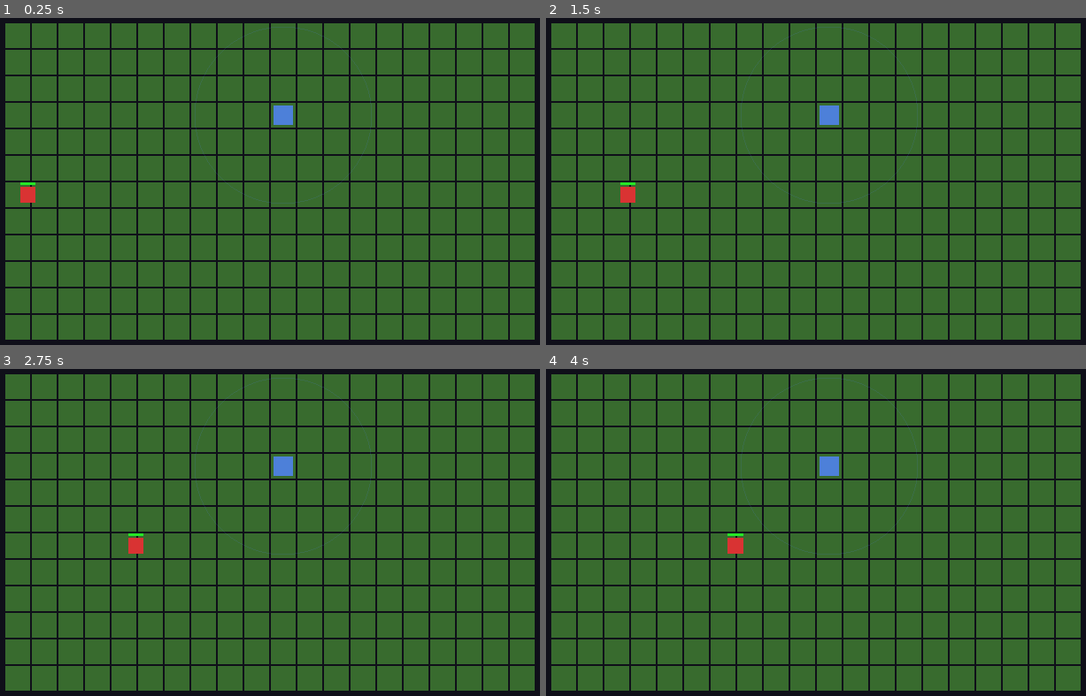
Above: before the commit, frames 1-4 (two rows, left to right).
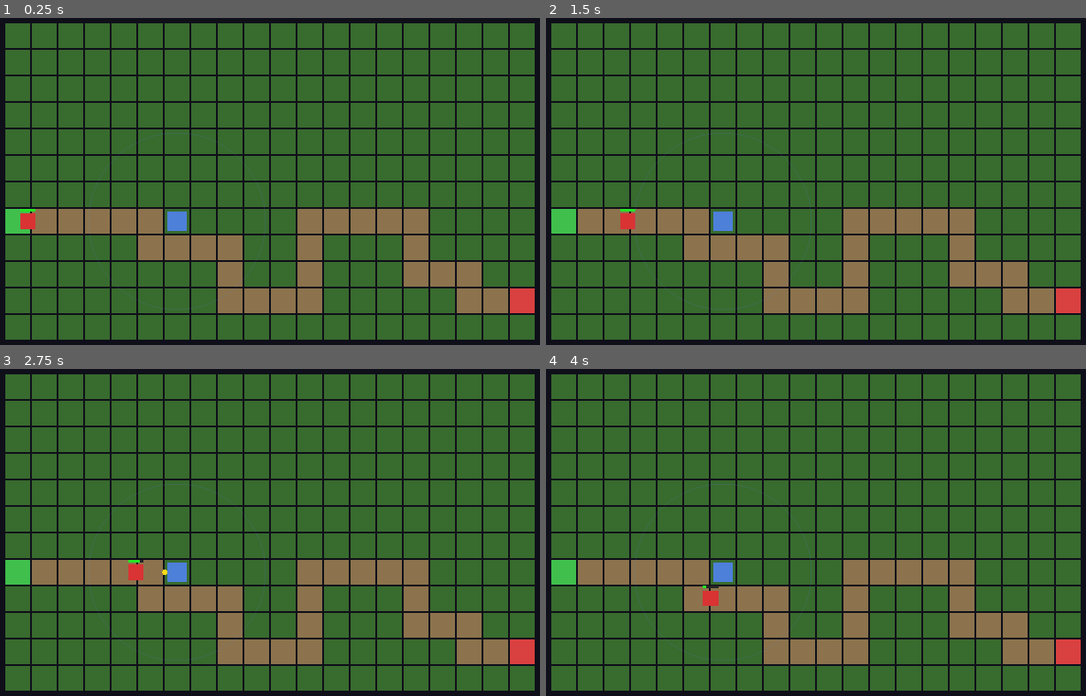
Above: after the commit, the same moments.

Repository: ActuallyAJL/Tower-Defense
Game: Godot game, scene res://scenes/main.tscn
Two runs of this game, one before a commit and one after it. Both use one fixed random seed, a clock stepped at 60 frames per second and the inputs below.
Inputs:
- Up to frame 1 (0.25 s): no input
- Up to frame 2 (1.5 s): no input
- Up to frame 3 (2.75 s): no input
- Up to frame 4 (4 s): tap Enter at 2.75 s

The runs differ from the first frame. In frame 1, 11% of the frame differs, in the area x 0-100%, y 2-91%; in frame 2, 11%; in frame 3, 11%; in frame 4, 11%.

Commit message:
feat: add procedural path generation for enemies
- path_generator.gd: static generator that carves a left-to-right
  route with random horizontal runs and vertical turns, seeded RNG
- main.gd: generates path on startup, draws entry/path/exit tiles
  in distinct colors, places demo tower adjacent to path near col 10,
  enemy now follows the generated tile waypoints

Co-Authored-By: Claude Sonnet 4.6 <noreply@anthropic.com>

Diff:
--- a/scripts/main.gd
+++ b/scripts/main.gd
@@ -5,15 +5,19 @@
 const GRID_COLS : int = 20
 const GRID_ROWS : int = 12
 
-const COLOR_GRASS  := Color(0.22, 0.42, 0.18)
-const COLOR_BORDER := Color(0.15, 0.30, 0.12)
+const COLOR_GRASS := Color(0.22, 0.42, 0.18)
+const COLOR_PATH  := Color(0.55, 0.45, 0.30)
+const COLOR_ENTRY := Color(0.25, 0.75, 0.30)
+const COLOR_EXIT  := Color(0.85, 0.25, 0.25)
 
-# All game entities live under this node so they share the grid coordinate space.
-var _entities: Node2D
+var _entities : Node2D
+var _path_tiles: Array[Vector2i] = []
+var _path_set  : Dictionary = {}  # Vector2i → true, for O(1) tile lookup
 
 
 func _ready() -> void:
 	_center_grid()
+	_generate_map()
 	_entities = Node2D.new()
 	add_child(_entities)
 	_spawn_demo()
@@ -27,31 +31,71 @@
 	)
 
 
+func _generate_map() -> void:
+	var rng := RandomNumberGenerator.new()
+	rng.seed = 12345  # fixed for now; will come from RunSeed in a later step
+	_path_tiles = PathGenerator.generate(GRID_COLS, GRID_ROWS, rng)
+	for tile in _path_tiles:
+		_path_set[tile] = true
+	queue_redraw()
+
+
+func _tile_center(tile: Vector2i) -> Vector2:
+	return Vector2(tile.x * TILE_SIZE + TILE_SIZE / 2.0,
+				   tile.y * TILE_SIZE + TILE_SIZE / 2.0)
+
+
 func _spawn_demo() -> void:
-	# Straight path along the middle row of the grid.
-	var mid_y := (GRID_ROWS / 2) * TILE_SIZE + TILE_SIZE / 2.0
+	if _path_tiles.is_empty():
+		return
+
+	# Enemy follows the generated path tile-by-tile.
 	var waypoints: Array[Vector2] = []
-	for col in GRID_COLS:
-		waypoints.append(Vector2(col * TILE_SIZE + TILE_SIZE / 2.0, mid_y))
+	for tile in _path_tiles:
+		waypoints.append(_tile_center(tile))
 
 	var enemy := Enemy.new()
 	enemy.setup(waypoints)
 	_entities.add_child(enemy)
 
-	# Tower sits three rows above the path at column 10.
+	# Place a tower on an off-path tile adjacent to the path near column 10.
 	var tower := Tower.new()
-	tower.position = Vector2(10 * TILE_SIZE + TILE_SIZE / 2.0, 3 * TILE_SIZE + TILE_SIZE / 2.0)
+	tower.position = _find_tower_spot()
 	tower.enemies_parent = _entities
 	_entities.add_child(tower)
+
+
+func _find_tower_spot() -> Vector2:
+	# Scan columns near the middle for an off-path tile that borders the path,
+	# so the demo tower is guaranteed to be in range.
+	var mid := GRID_COLS / 2
+	for col in range(mid - 4, mid + 4):
+		for row in range(GRID_ROWS):
+			var tile := Vector2i(col, row)
+			if _path_set.has(tile):
+				continue
+			for nb in [Vector2i(col+1,row), Vector2i(col-1,row),
+					   Vector2i(col,row+1), Vector2i(col,row-1)]:
+				if _path_set.has(nb):
+					return _tile_center(tile)
+	return Vector2(10 * TILE_SIZE + TILE_SIZE / 2.0, 2 * TILE_SIZE + TILE_SIZE / 2.0)
 
 
 func _draw() -> void:
 	for row in GRID_ROWS:
 		for col in GRID_COLS:
-			var rect := Rect2(
-				col * TILE_SIZE + 1,
-				row * TILE_SIZE + 1,
-				TILE_SIZE - 2,
-				TILE_SIZE - 2
+			draw_rect(
+				Rect2(col * TILE_SIZE + 1, row * TILE_SIZE + 1, TILE_SIZE - 2, TILE_SIZE - 2),
+				_tile_color(Vector2i(col, row))
 			)
-			draw_rect(rect, COLOR_GRASS)
+
+
+func _tile_color(tile: Vector2i) -> Color:
+	if not _path_tiles.is_empty():
+		if tile == _path_tiles[0]:
+			return COLOR_ENTRY
+		if tile == _path_tiles[-1]:
+			return COLOR_EXIT
+	if _path_set.has(tile):
+		return COLOR_PATH
+	return COLOR_GRASS
--- /dev/null
+++ b/scripts/map/path_generator.gd
@@ -0,0 +1,40 @@
+extends RefCounted
+class_name PathGenerator
+
+## Generates an ordered list of grid tile coordinates forming a path
+## from the left edge (col 0) to the right edge (col cols-1).
+##
+## The algorithm alternates between horizontal runs and vertical turns,
+## staying at least one tile from the top and bottom edges so towers
+## have room to be placed alongside the path.
+static func generate(cols: int, rows: int, rng: RandomNumberGenerator) -> Array[Vector2i]:
+	var path: Array[Vector2i] = []
+	var pos := Vector2i(0, rng.randi_range(1, rows - 2))
+	path.append(pos)
+
+	while pos.x < cols - 1:
+		# Horizontal run: 2–5 steps right, clamped to grid edge.
+		var h_steps := mini(rng.randi_range(2, 5), cols - 1 - pos.x)
+		for _i in h_steps:
+			pos.x += 1
+			path.append(pos)
+
+		if pos.x >= cols - 1:
+			break
+
+		# Vertical turn: bias direction away from the nearest edge.
+		var dir := 1 if rng.randf() > 0.5 else -1
+		if pos.y <= 1:
+			dir = 1
+		elif pos.y >= rows - 2:
+			dir = -1
+
+		var v_steps := rng.randi_range(1, 3)
+		for _i in v_steps:
+			var ny := pos.y + dir
+			if ny < 1 or ny >= rows - 1:
+				break
+			pos.y = ny
+			path.append(pos)
+
+	return path
